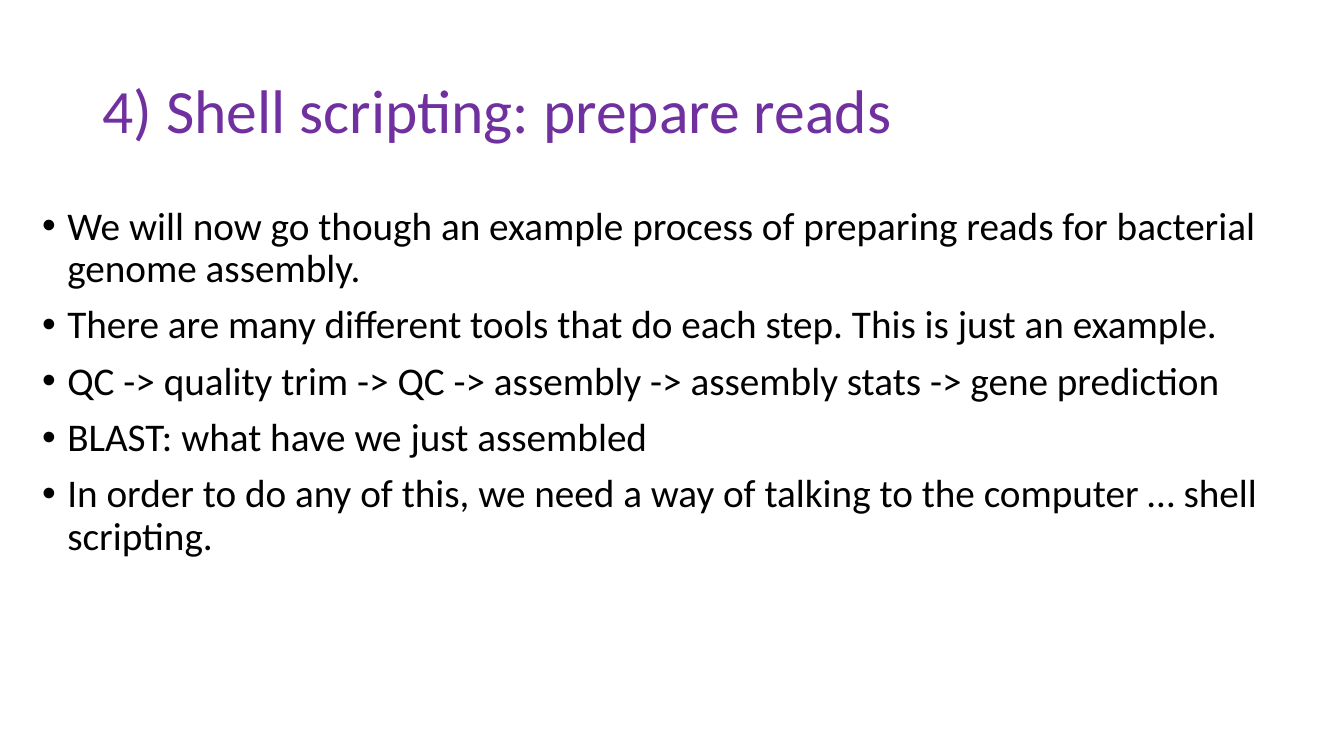
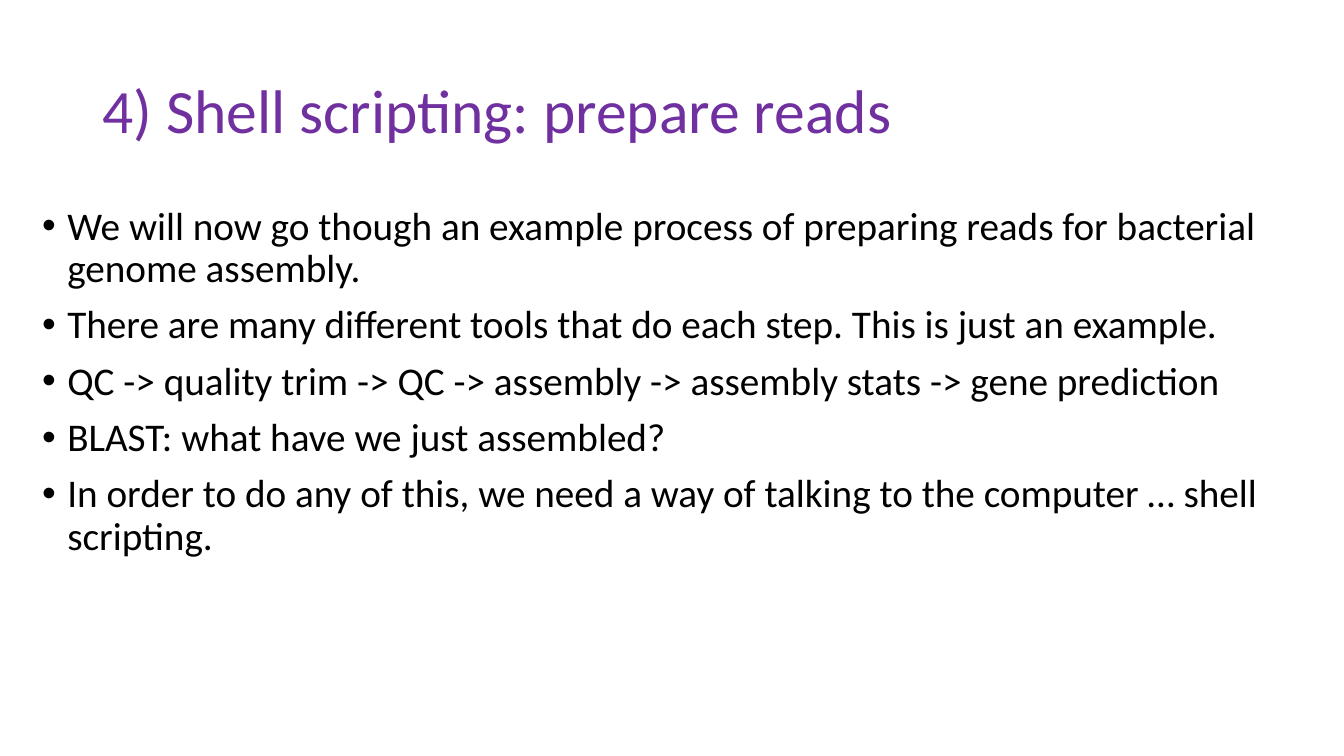
Before and after one commit to peterthorpe5/Sys_admin, a slide deck: slide 1 of cluster_course/powerpoint/4_Shell_scripting.pptx. Drawn at 1344x756 pixels with LibreOffice and Linux fonts; fonts in the diff are those of the drawing. Boxes give left, top, right and bottom in pixels: in the first picture for what was removed or moved away, otherwise in the second. Text is boxed around its words. In the diff, an @@ line names an element or a change of style, - is before the commit and + after.

```diff
--- a/cluster_course/powerpoint/4_Shell_scripting.pptx
+++ b/cluster_course/powerpoint/4_Shell_scripting.pptx
@@ text at (67, 423, 665, 458): text changed @@
-• BLAST: what have we just assembled
+• BLAST: what have we just assembled?
```
Also in this commit, not shown: 5 other slides changed, 5 other files.
